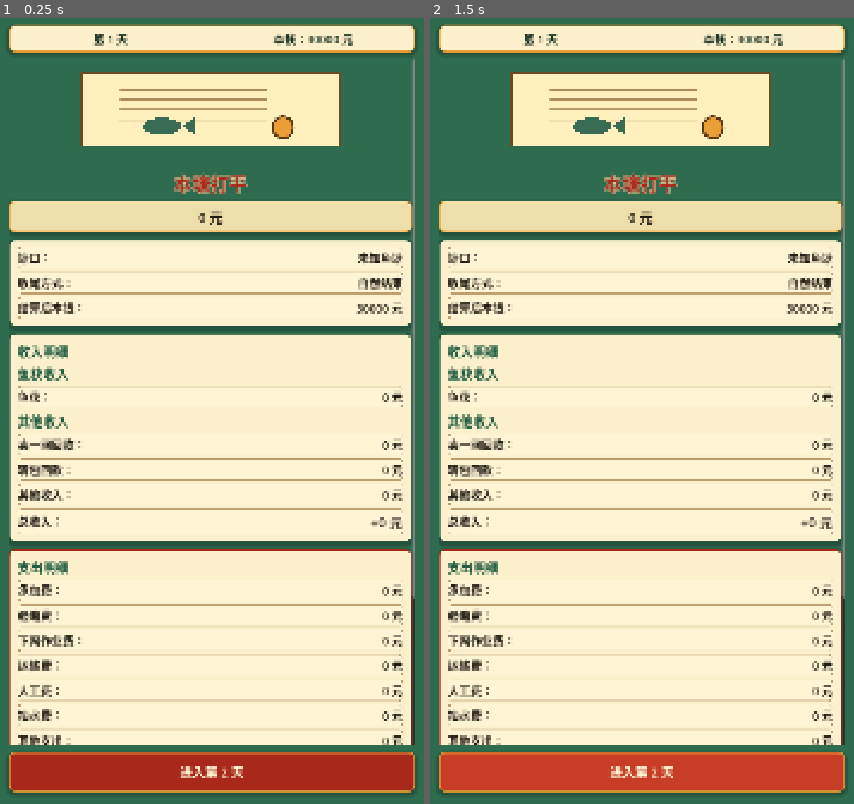
Above: before the commit, frames 1-2 (left to right).
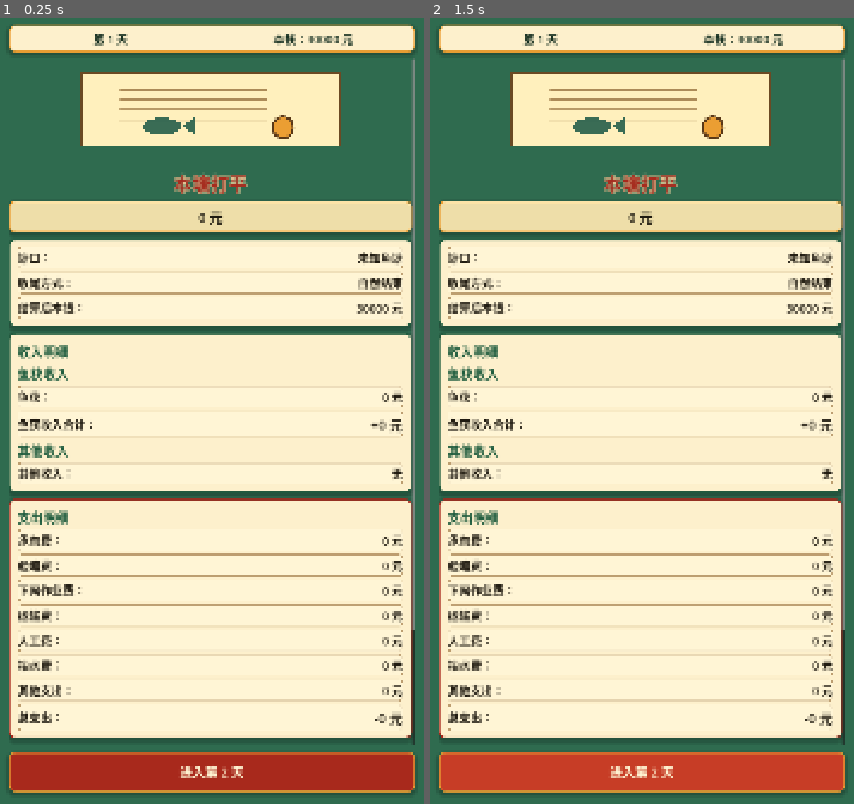
Above: after the commit, the same moments.

Repository: shawnlee6701/fishpond
Game: Godot game, scene res://scenes/Settlement.tscn
Two runs of this game, one before a commit and one after it. Both use one fixed random seed, a clock stepped at 60 frames per second and the inputs below. This scene is started directly instead of the project's main scene.
Inputs:
- Up to frame 1 (0.25 s): no input
- Up to frame 2 (1.5 s): click "进入第 2 天" at 0.5 s; click "进入第 2 天" at 1.25 s

The runs differ from the first frame. In frame 1, 7.7% of the frame differs, in the area x 2-98%, y 50-93%; in frame 2, 7.7%.
Error in both runs: Cannot call method 'get_children' on a null value. (res://scripts/ui_controller.gd:12)

Commit message:
Polish settlement ledger copy

Diff:
--- a/scripts/settlement.gd
+++ b/scripts/settlement.gd
@@ -162,11 +162,11 @@
 	day_label.text = "第 %d 天" % game_state.day
 	cash_label.text = "本钱：%d 元" % game_state.cash
 	if net_profit > 0:
-		result_title_label.text = "本塘最终盈利"
+		result_title_label.text = "本塘净盈利"
 		profit_highlight_label.text = "+%d 元" % net_profit
 		UIKit.style_highlight_label(profit_highlight_label, "positive")
 	elif net_profit < 0:
-		result_title_label.text = "本塘最终亏损"
+		result_title_label.text = "本塘净亏损"
 		profit_highlight_label.text = "%d 元" % net_profit
 		UIKit.style_highlight_label(profit_highlight_label, "negative")
 	else:
@@ -244,12 +244,20 @@
 	else:
 		for item_variant in catches:
 			var item := Dictionary(item_variant)
-			box.add_child(_make_money_row(str(item.get("name", "未知鱼获")), "%d 斤 × %d 元/斤 = %d 元" % [int(item.get("weight_jin", 0)), int(item.get("unit_price", 0)), int(item.get("income", 0))]))
+			box.add_child(_make_money_row(str(item.get("name", "未知鱼获")), "%d 斤 × %d 元/斤 = %d 元" % [int(item.get("weight_jin", 0)), int(item.get("unit_price", 0)), int(item.get("income", 0))], false, int(item.get("income", 0))))
+	box.add_child(_make_money_row("鱼获收入合计", "+%d 元" % int(ledger.get("fish_revenue_total", 0)), true, int(ledger.get("fish_revenue_total", 0))))
 	box.add_child(_section_title("其他收入"))
-	_add_nonzero_or_zero_row(box, "卖一网回款", int(ledger.get("one_net_revenue", 0)))
-	_add_nonzero_or_zero_row(box, "转包回款", int(ledger.get("transfer_revenue", 0)))
-	_add_nonzero_or_zero_row(box, "其他收入", int(ledger.get("other_income", 0)))
-	box.add_child(_make_money_row("总收入", "+%d 元" % int(ledger.get("total_income", 0)), true, int(ledger.get("total_income", 0))))
+	var one_net_revenue := int(ledger.get("one_net_revenue", 0))
+	var transfer_revenue := int(ledger.get("transfer_revenue", 0))
+	var other_income := int(ledger.get("other_income", 0))
+	var has_other_income := one_net_revenue > 0 or transfer_revenue > 0 or other_income > 0
+	if has_other_income:
+		_add_positive_income_row(box, "卖一网回款", one_net_revenue)
+		_add_positive_income_row(box, "转包回款", transfer_revenue)
+		_add_positive_income_row(box, "其他收入", other_income)
+		box.add_child(_make_money_row("收入合计", "+%d 元" % int(ledger.get("total_income", 0)), true, int(ledger.get("total_income", 0))))
+	else:
+		box.add_child(_make_money_row("其他收入", "无"))
 	return card
 
 func _create_expense_section(ledger: Dictionary) -> PanelContainer:
@@ -304,6 +312,10 @@
 		box.add_child(_make_money_row(name_text, "0 元"))
 	else:
 		box.add_child(_make_money_row(name_text, ("-%d 元" if expense else "+%d 元") % amount, false, -amount if expense else amount))
+
+func _add_positive_income_row(box: VBoxContainer, name_text: String, amount: int) -> void:
+	if amount > 0:
+		box.add_child(_make_money_row(name_text, "+%d 元" % amount, false, amount))
 
 func _make_money_row(name_text: String, value_text: String, important := false, signed_amount := 0) -> PanelContainer:
 	var row := PanelContainer.new()
